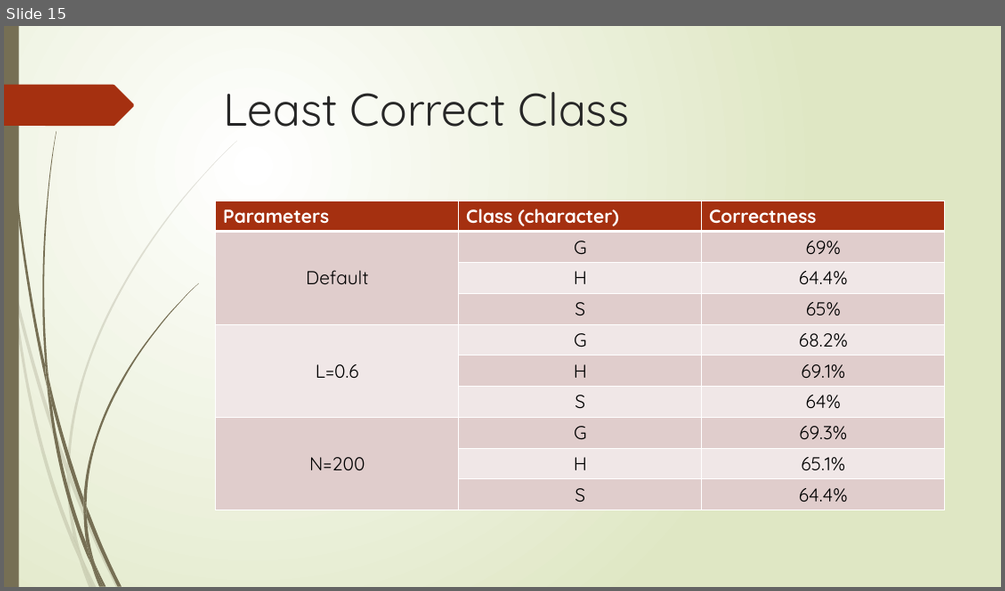
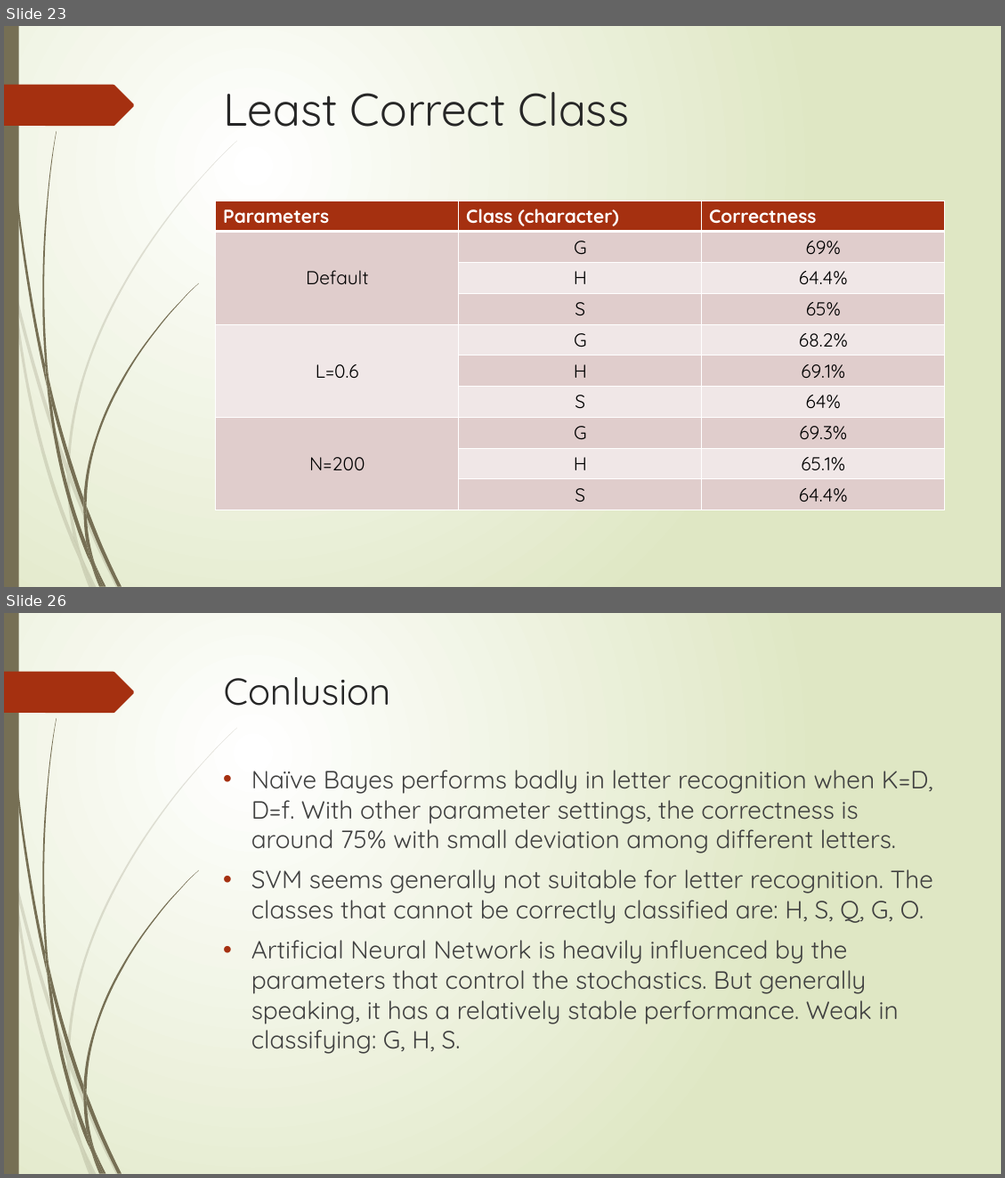
Before and after one commit to XiaokuanOSU/AI2report, a slide deck: PPTGroup10.pptx. Shown one above the other, each under a label of ours: slide 15 before the commit, slides 23 and 26 after it; the slides between them are not shown. The pictures are 1005x591 and 1005x1178 pixels, drawn with LibreOffice and Linux fonts; fonts in the diff are those of the drawing. Boxes give left, top, right and bottom in pixels: in the first picture for what was removed or moved away, otherwise in the second. Text is boxed around its words. In the diff, an @@ line names an element or a change of style, - is before the commit and + after.

```diff
--- a/PPTGroup10.pptx
+++ b/PPTGroup10.pptx
@@ slide 26 added at [4, 613, 1001, 1174], background gradient #FFFFFF to #DFE8C4; not listed: 24 template elements that a slide beside it also shows @@
@@ title added at [224, 677, 391, 706], 36 pt, text #262626 @@
+Conlusion
@@ text added at [251, 770, 933, 1054], 24 pt, text #404040 @@
+• Naïve Bayes performs badly in letter recognition when K=D, D=f. With other parameter settings, the correctness is around 75% with small deviation among different letters.
+• SVM seems generally not suitable for letter recognition. The classes that cannot be correctly classified are: H, S, Q, G, O.
+• Artificial Neural Network is heavily influenced by the parameters that control the stochastics. But generally speaking, it has a relatively stable performance. Weak in classifying: G, H, S.
@@ what was slide 15 is now slide 23 @@
```
Also in this commit, not shown: 8 slides changed.
